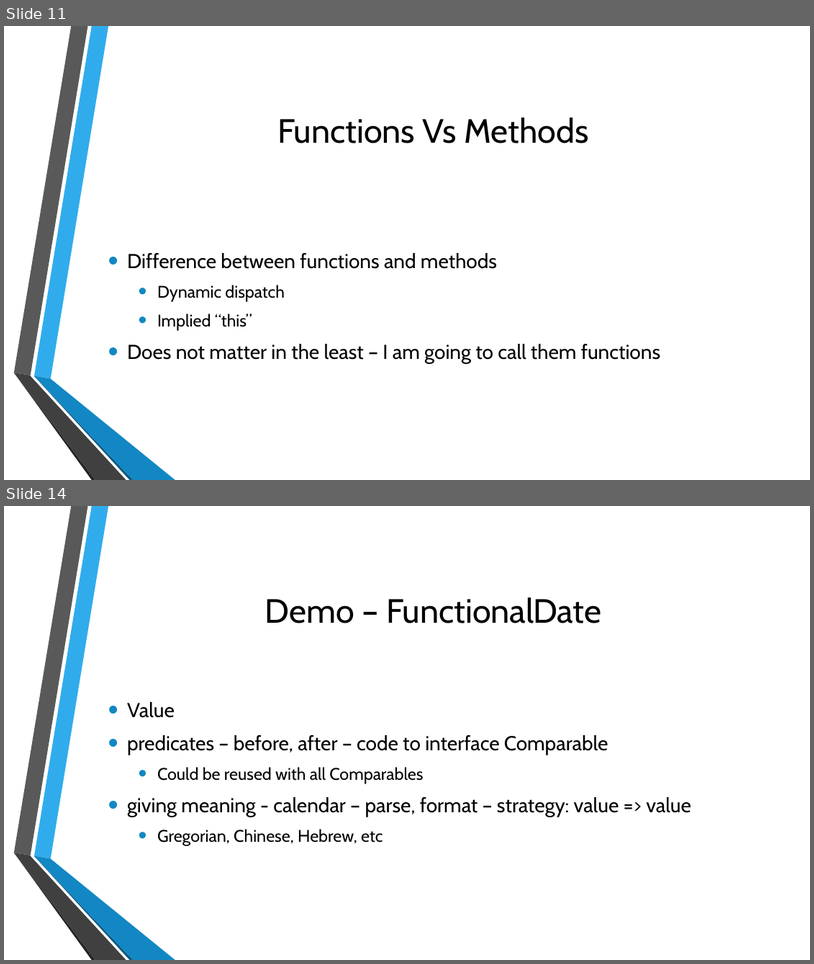
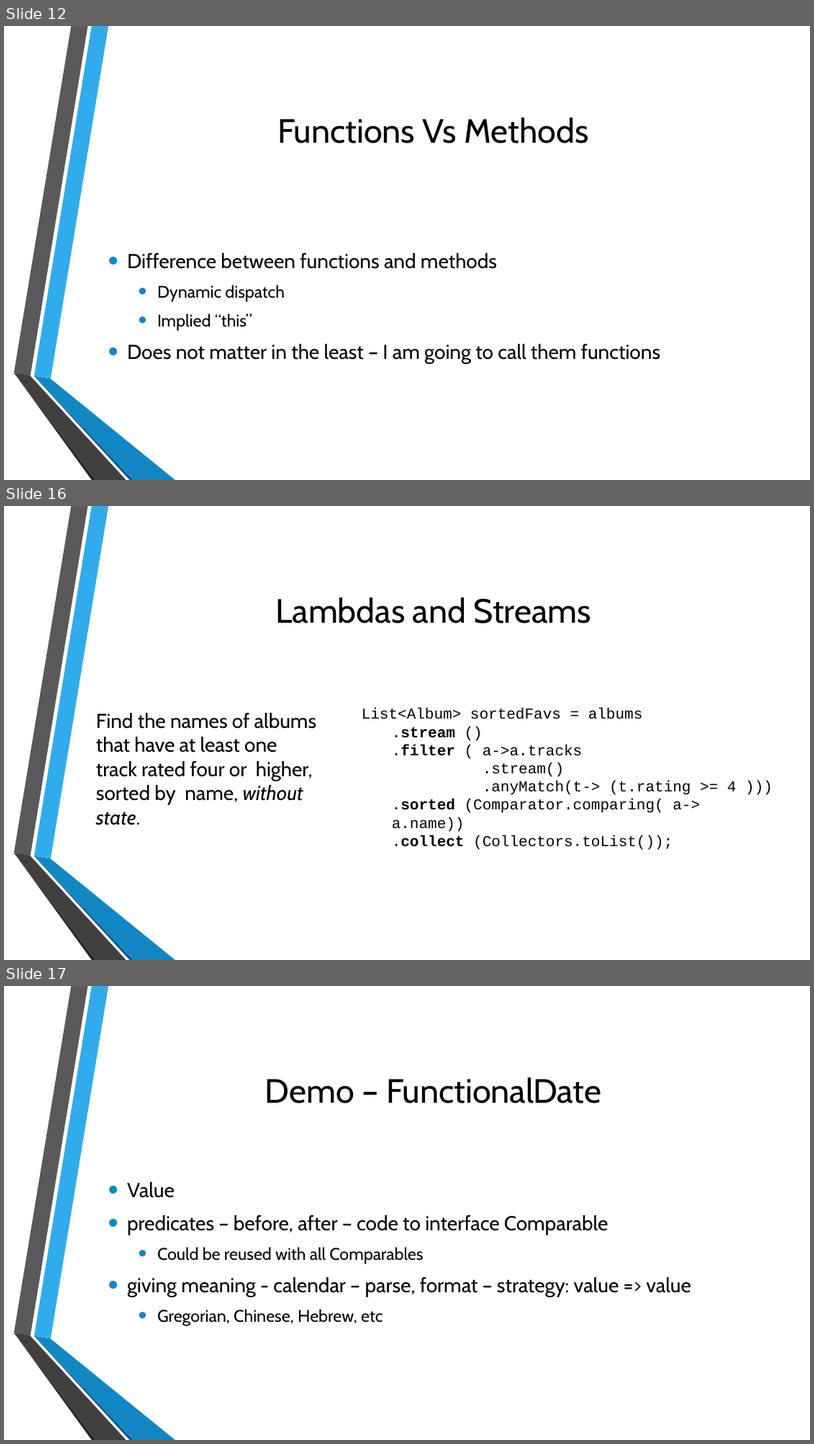
Before and after one commit to m0smith/presentations, a slide deck: FunctionalProgrammingForJavaDevelopers/ppt/Functional Programming for Object-Oriented Developers.pptx. Shown one above the other, each under a label of ours: slides 11 and 14 before the commit, slides 12, 16 and 17 after it; the slides between them are not shown. The pictures are 814x964 and 814x1444 pixels, drawn with LibreOffice and Linux fonts; fonts in the diff are those of the drawing; background and template pictures are left out. Boxes give left, top, right and bottom in pixels: in the first picture for what was removed or moved away, otherwise in the second. Text is boxed around its words. In the diff, an @@ line names an element or a change of style, - is before the commit and + after.

Commit message:
Added lambdas

```diff
--- a/FunctionalProgrammingForJavaDevelopers/ppt/Functional Programming for Object-Oriented Developers.pptx
+++ b/FunctionalProgrammingForJavaDevelopers/ppt/Functional Programming for Object-Oriented Developers.pptx
@@ slide 16 added at box(4, 506, 810, 960), background picture (left out); not listed: 6 template elements that a slide beside it also shows @@
@@ title added at box(275, 597, 592, 623), 40 pt, text #000000 @@
+Lambdas and Streams
@@ text added at box(96, 713, 316, 825), 24 pt, text #000000 @@
+Find the names of albums that have at least one track rated four or higher, sorted by name, without state.
@@ text added at box(362, 708, 737, 849), 18 pt, text #000000 @@
+List<Album> sortedFavs = albums
+  .stream ()
+  .filter ( a->a.tracks
+        .stream()
+        .anyMatch(t-> (t.rating >= 4 )))
+  .sorted (Comparator.comparing( a-> a.name))
+  .collect (Collectors.toList());
@@ what was slide 11 is now slide 12 @@
@@ what was slide 14 is now slide 17 @@
```
Also in this commit, not shown: 7 slides changed, 2 other slides added.
